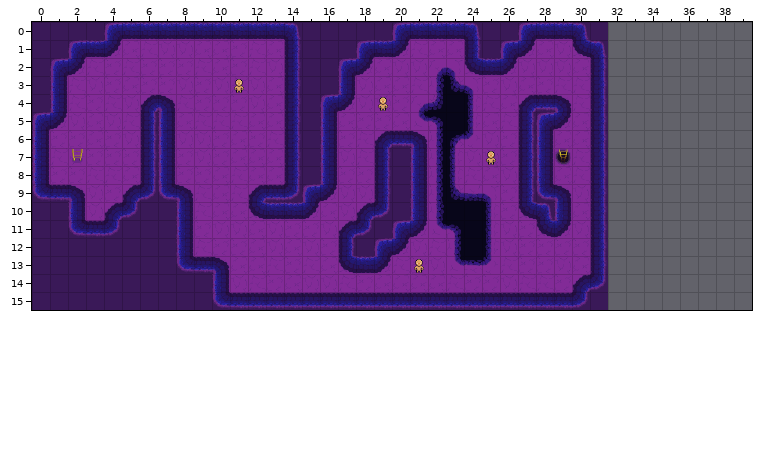
Tiled map -- Artwork/Tiles/Tilemaps/Spirit_MineB1.tmx. The first picture shows the starting point.
Cells are 32x32 px. Shown: x 0..39, y 0..15. The old version is drawn lined up with the new one.
Now the later version:
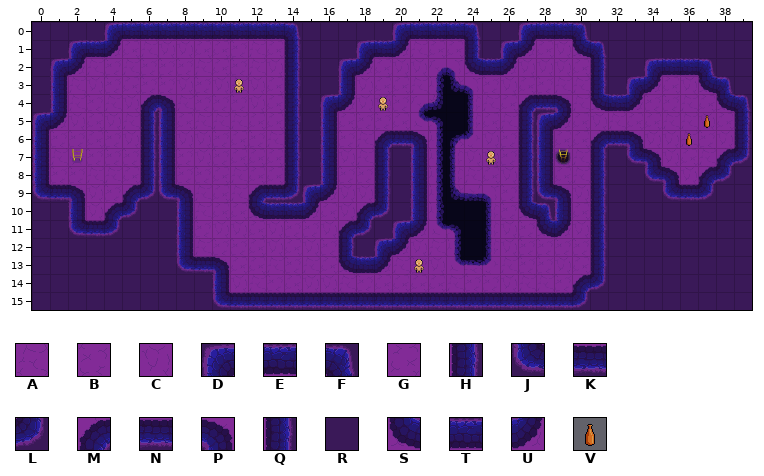
Key: from "MineTileset": A 3, B 17, C 19, D 96, E 97, F 98, G 113, H 114, J 128, K 129, L 130, M 144, N 145, P 146, Q 160, R 161, S 176, T 177, U 178; from "PlaceObjects": V 4.
_ is an empty cell.
Objects are placed by their top-left corner, in cells (3,4 is the top-left corner of cell 3,4); size is 1x1 cell unless given.
Change:
map size 32x16 -> 40x16 cells
Layer "Tile Layer 1":
There is now tile A in row 4 at x 36; in row 5 at x 32 and 35 to 36; in row 6 at x 36; in row 7 at x 37.
There is now tile B in row 4 at x 34 to 35; in row 6 at x 37.
The edit turns tile Q into tile C in row 5 at x 31.
There is now tile C in row 3 at x 36; in row 5 at x 37; in row 6 at x 34 to 35 and 38; in row 7 at x 35; in row 8 at x 36.
There is now tile D in row 2 at x 34; in row 3 at x 33.
There is now tile E in row 4 at x 32.
There is now tile F in row 2 at x 37; in row 3 at x 38; in row 4 at x 39.
There is now tile G in row 3 at x 35; in row 4 at x 37; in row 5 at x 33 to 34 and 38; in row 7 at x 36.
There is now tile H in row 6 at x 39.
There is now tile J in row 7 at x 33; in row 8 at x 34; in row 9 at x 35.
There is now tile K in row 6 at x 32.
There is now tile L in row 7 at x 39; in row 8 at x 38; in row 9 at x 37.
The edit turns tile Q into tile M in row 6 at x 31.
There is now tile M in row 7 at x 38; in row 8 at x 37.
There is now tile N in row 9 at x 36.
There is now tile P in row 6 at x 33; in row 7 at x 34; in row 8 at x 35.
There is now tile Q in row 5 at x 39.
There is now tile R in rows 0 to 1 at x 32 to 39; in row 2 at x 32 to 33 and 38 to 39; in row 3 at x 32 and 39; in row 7 at x 32; in row 8 at x 32 to 33 and 39; in row 9 at x 32 to 34 and 38 to 39.
There is now tile R in rows 10 to 15 at x 32 to 39.
The edit turns tile H into tile S in row 4 at x 31.
There is now tile S in row 3 at x 37; in row 4 at x 38.
There is now tile T in row 2 at x 35 to 36.
There is now tile U in row 3 at x 34; in row 4 at x 33.
Layer "ObjectLayers":
A new object: V at 37,5.
A new object: V at 36,6.
Pixel boxes of the changes (left, top, right, bottom) in both pictures:
changed: (590, 22, 752, 310)
